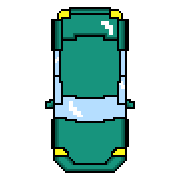
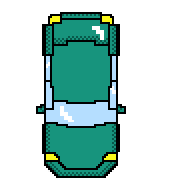
Comparing the layer stacks of the two 180×180 images. Changes:
painted on "Layer 5" over <box>38,7,135,176</box>
added layer "Layer 4" above "Layer 3" over <box>38,14,124,176</box>
added layer "Layer 3" above "Layer 2" over <box>38,14,124,178</box>
added layer "Layer 2" above "Layer 0" over <box>36,12,126,178</box>
